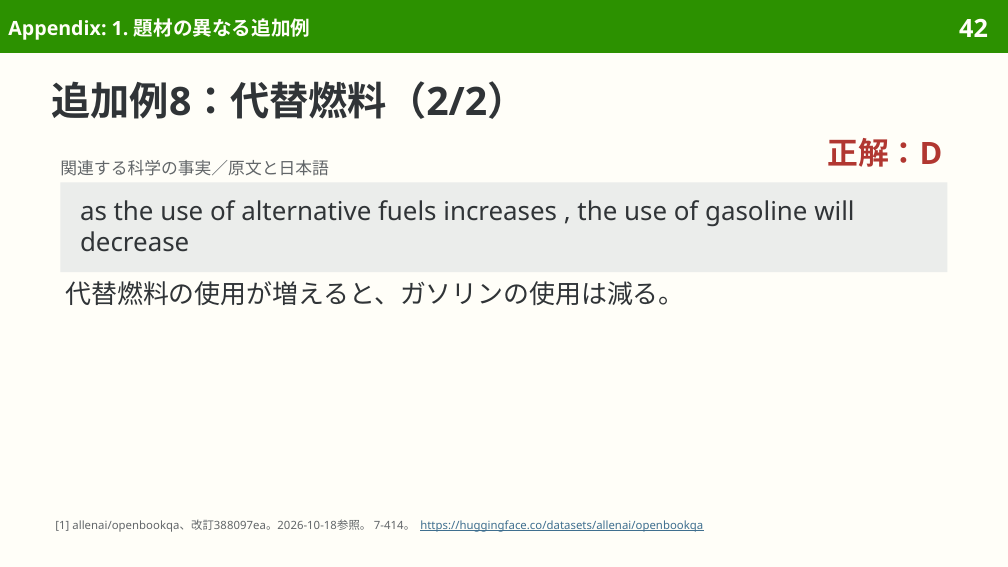
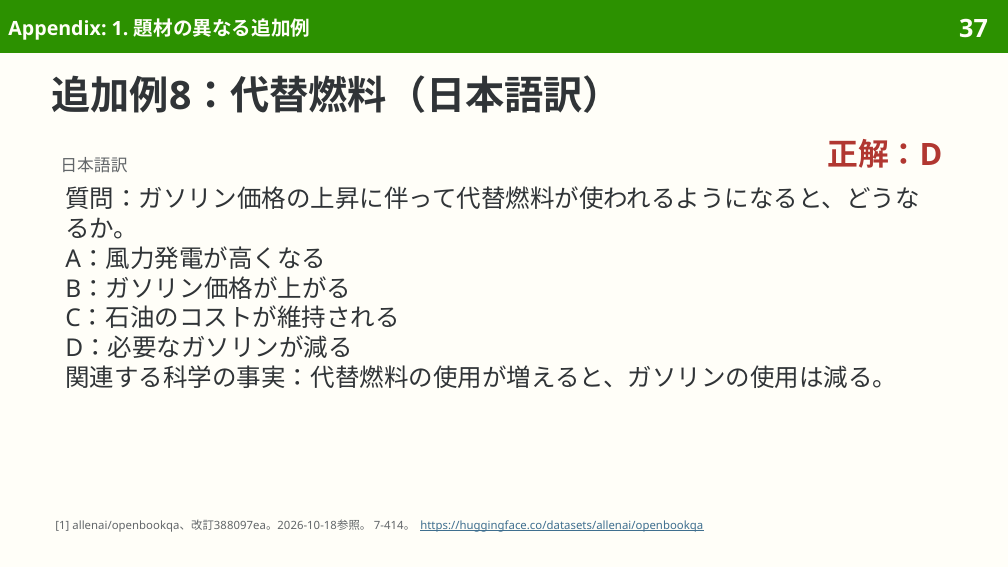
Before and after one commit to sasakiy84/datasets-in-10-minutes, a slide deck: slide 37 of slides/datasets-in-10-minutes-openbookqa.pptx (slide 42 before the commit). Drawn at 1008x567 pixels with LibreOffice and Linux fonts; fonts in the diff are those of the drawing. Boxes give left, top, right and bottom in pixels: in the first picture for what was removed or moved away, otherwise in the second. Text is boxed around its words. In the diff, an @@ line names an element or a change of style, - is before the commit and + after.

```diff
--- a/slides/datasets-in-10-minutes-openbookqa.pptx
+++ b/slides/datasets-in-10-minutes-openbookqa.pptx
@@ page number at (959, 18, 988, 38): text changed @@
-42
+37
@@ title at (52, 75, 622, 113): text changed @@
-追加例8：代替燃料（2/2）
+追加例8：代替燃料（日本語訳）
@@ text removed at (60, 160, 329, 176) @@
-関連する科学の事実／原文と日本語
@@ text added at (60, 157, 127, 173), 12 pt, text #626669 @@
+日本語訳
@@ rectangle removed at (60, 182, 948, 272) @@
-as the use of alternative fuels increases , the use of gasoline will decrease
@@ text at (65, 186, 919, 388): text changed; size 18.5 to 17.5 pt @@
-代替燃料の使用が増えると、ガソリンの使用は減る。
+質問：ガソリン価格の上昇に伴って代替燃料が使われるようになると、どうなるか。
+A：風力発電が高くなる
+B：ガソリン価格が上がる
+C：石油のコストが維持される
+D：必要なガソリンが減る
+関連する科学の事実：代替燃料の使用が増えると、ガソリンの使用は減る。
```
Also in this commit, not shown: 12 other slides changed, 5 slides removed, 9 other files.
